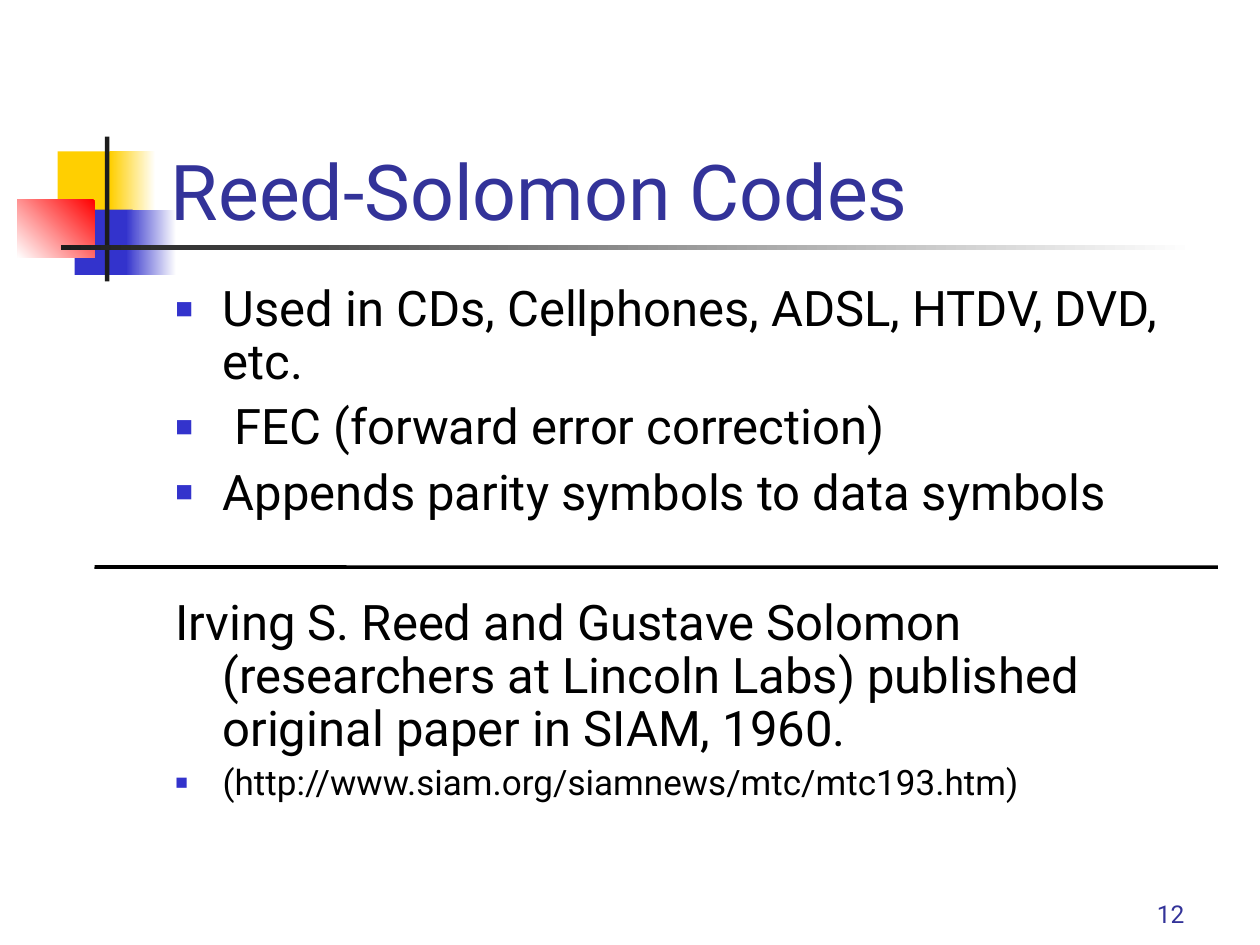
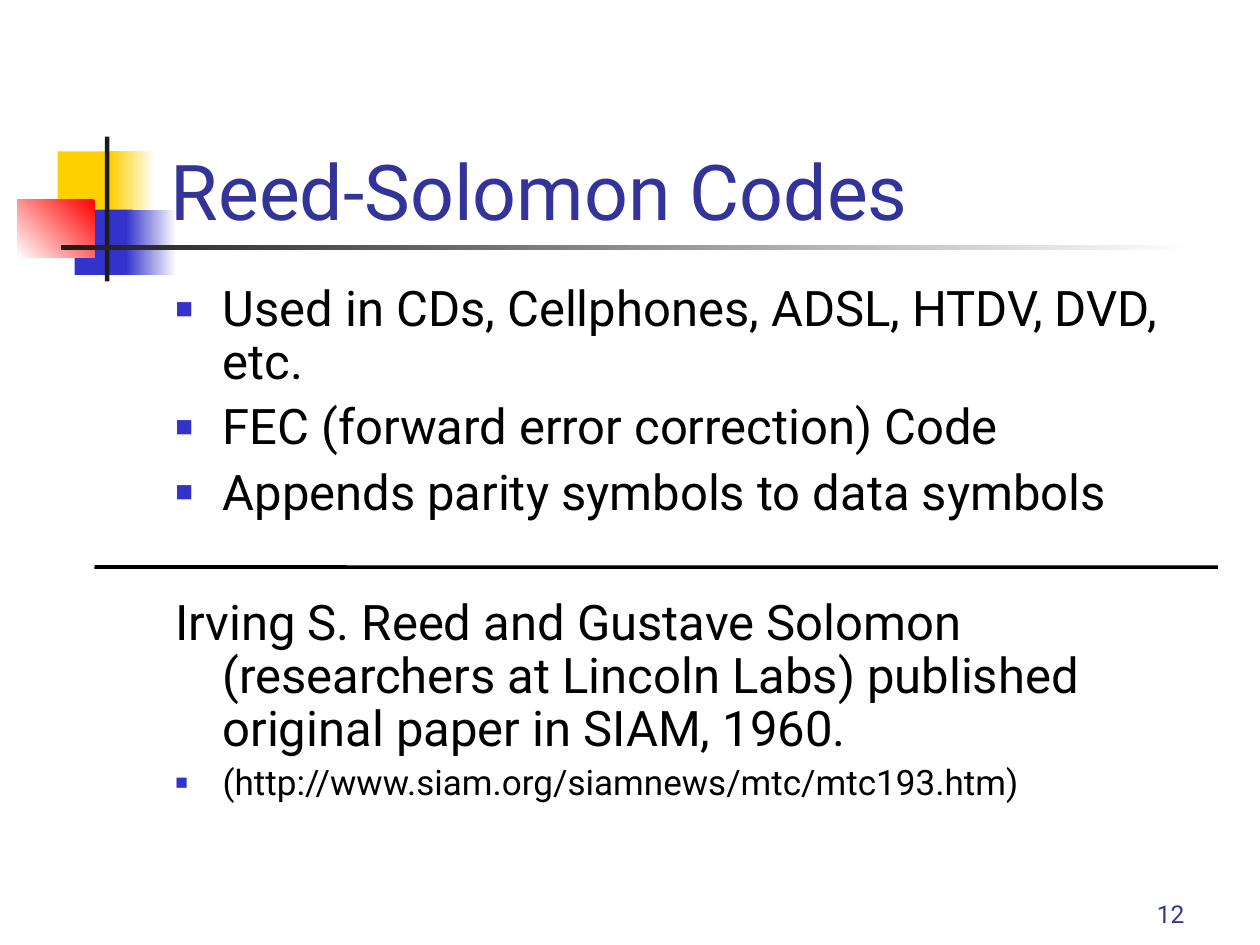
Before and after one commit to rrnewton/StreamIt, a slide deck: slide 12 of streams/apps/applications/hdtv/docs/Streamit-HDTV.ppt. Drawn at 1260x945 pixels with LibreOffice and Linux fonts; fonts in the diff are those of the drawing. Boxes give left, top, right and bottom in pixels: in the first picture for what was removed or moved away, otherwise in the second. Text is boxed around its words. In the diff, an @@ line names an element or a change of style, - is before the commit and + after.

```diff
--- a/streams/apps/applications/hdtv/docs/Streamit-HDTV.ppt
+++ b/streams/apps/applications/hdtv/docs/Streamit-HDTV.ppt
@@ text at [223,405,997,455]: text changed @@
-■ FEC (forward error correction)
+■ FEC (forward error correction) Code
```
Also in this commit, not shown: 6 other slides changed, 1 other file.
